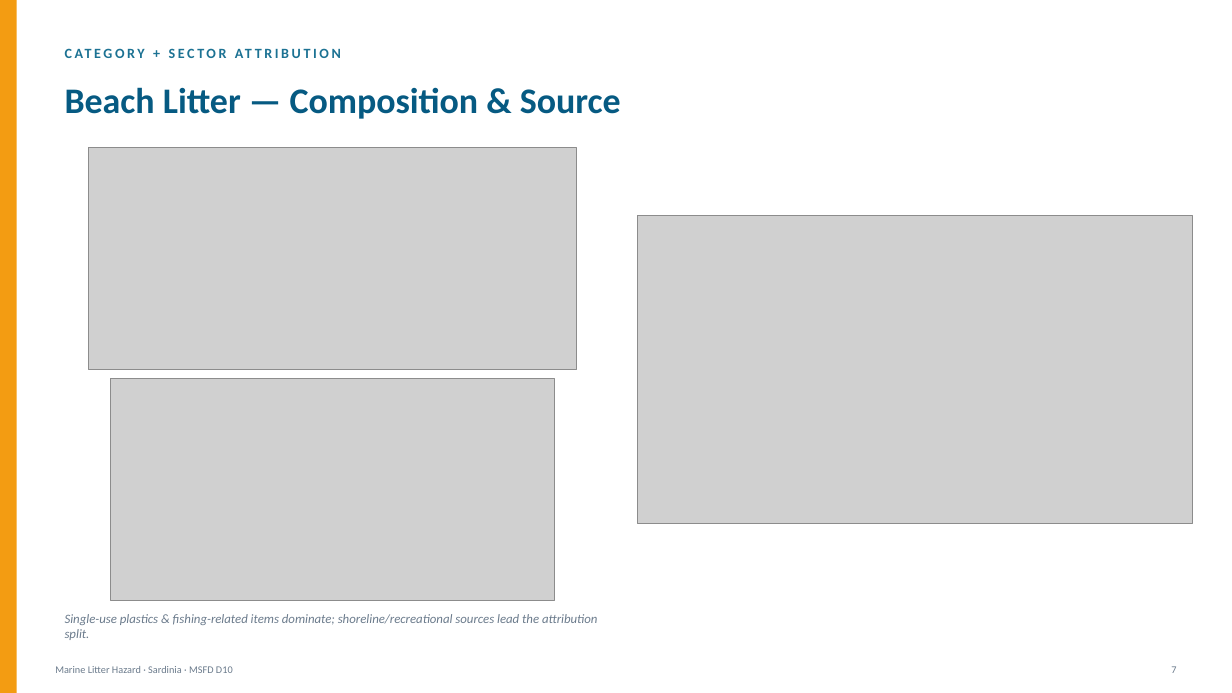
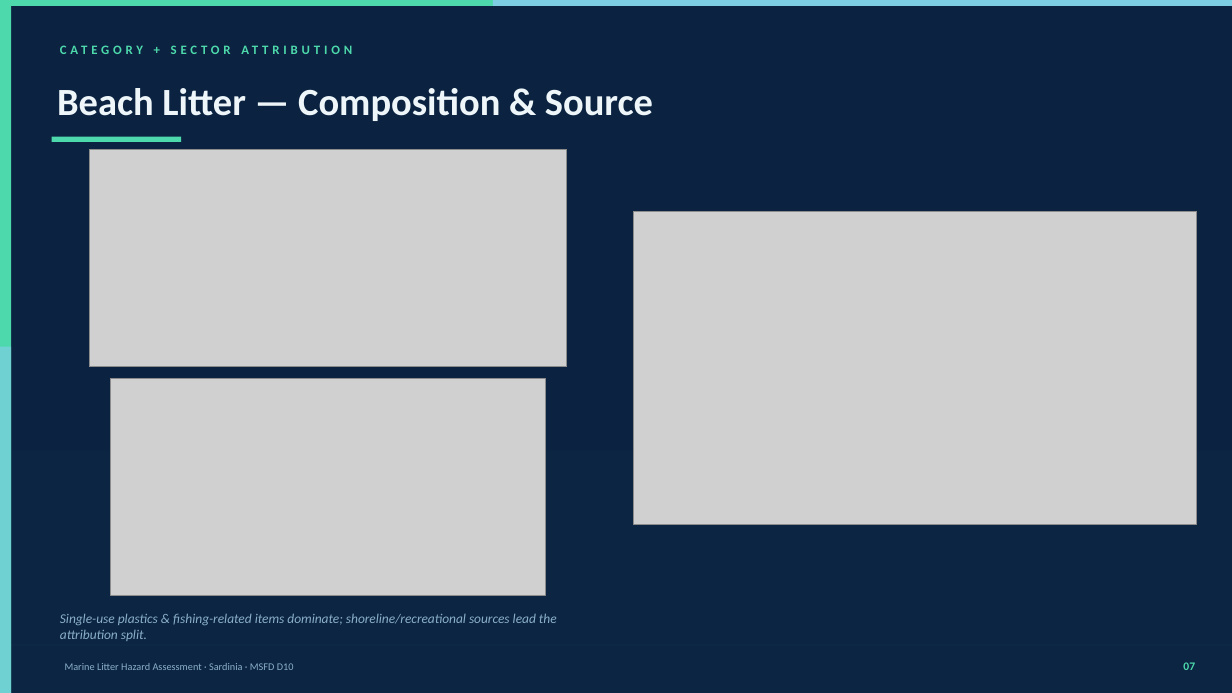
Before and after one commit to daniele22-u/hhe-labsardinia, a slide deck: slide 8 of Marine_Litter_Hazard_Sardinia.pptx. Drawn at 1232x693 pixels with LibreOffice and Linux fonts; fonts in the diff are those of the drawing; grey boxes stand for pictures. Boxes give left, top, right and bottom in pixels: in the first picture for what was removed or moved away, otherwise in the second. Text is boxed around its words. In the diff, an @@ line names an element or a change of style, - is before the commit and + after.

```diff
--- a/Marine_Litter_Hazard_Sardinia.pptx
+++ b/Marine_Litter_Hazard_Sardinia.pptx
@@ background #FFFFFF to #0B2340 @@
@@ rectangle: place and size @@
-rectangle at box(0, 0, 17, 693)
+rectangle at box(0, 6, 11, 693)
@@ rectangle at box(0, 6, 11, 693): fill #F39C12 to #4DD9AC @@
@@ rectangle added at box(0, 0, 1232, 6), fill #4DD9AC @@
@@ rectangle added at box(493, 0, 1232, 6), fill #7ECEE3 @@
@@ text "CATEGORY + SECTOR ATTRIBUTION" at box(51, 35, 1160, 63): size 11 to 10 pt, text colour #1C7293 to #4DD9AC, letter spacing 2 to 3 pt @@
@@ text "Beach Litter — Composition & ...": place and size @@
-text "Beach Litter — Composition & ..." at box(65, 87, 621, 119)
+text "Beach Litter — Composition & ..." at box(57, 88, 653, 121)
@@ text "Beach Litter — Composition & ..." at box(57, 88, 653, 121): size 28 to 30 pt, text colour #065A82 to #EEF6FA @@
@@ rectangle added at box(52, 137, 181, 142), fill #4DD9AC @@
@@ picture: place and size @@
-picture at box(89, 148, 577, 370)
+picture at box(89, 150, 567, 367)
@@ picture: place and size @@
-picture at box(638, 215, 1192, 523)
+picture at box(633, 212, 1197, 525)
@@ rectangle added at box(0, 347, 11, 693), fill #7ECEE3 at 70% opacity @@
@@ picture: place and size @@
-picture at box(111, 379, 555, 601)
+picture at box(111, 379, 545, 596)
@@ rectangle added at box(0, 451, 1232, 693), fill #0D2845 at 40% opacity @@
@@ text "Single-use plastics & fishing-related items ..." at box(60, 613, 557, 641): size 10 to 10.5 pt, text colour #6B7B8C to #8BAFC8 @@
@@ rectangle added at box(0, 645, 1232, 645), fill #1E4060 @@
@@ text at box(65, 663, 294, 670): text changed; text colour #6B7B8C to #8BAFC8 @@
-Marine Litter Hazard · Sardinia · MSFD D10
+Marine Litter Hazard Assessment · Sardinia · MSFD D10
@@ text removed at box(1171, 666, 1176, 673) @@
-7
@@ text added at box(1183, 662, 1195, 670), 9 pt, text #4DD9AC, bold @@
+07
```
Also in this commit, not shown: 29 other slides changed, 2 other files.
